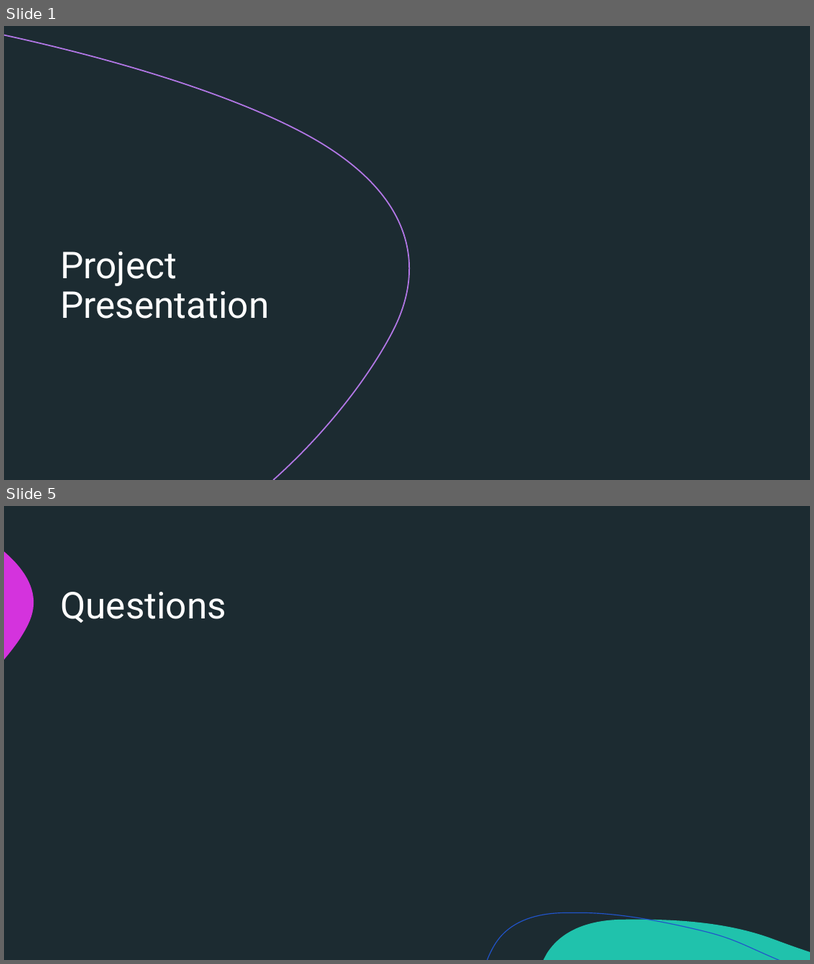
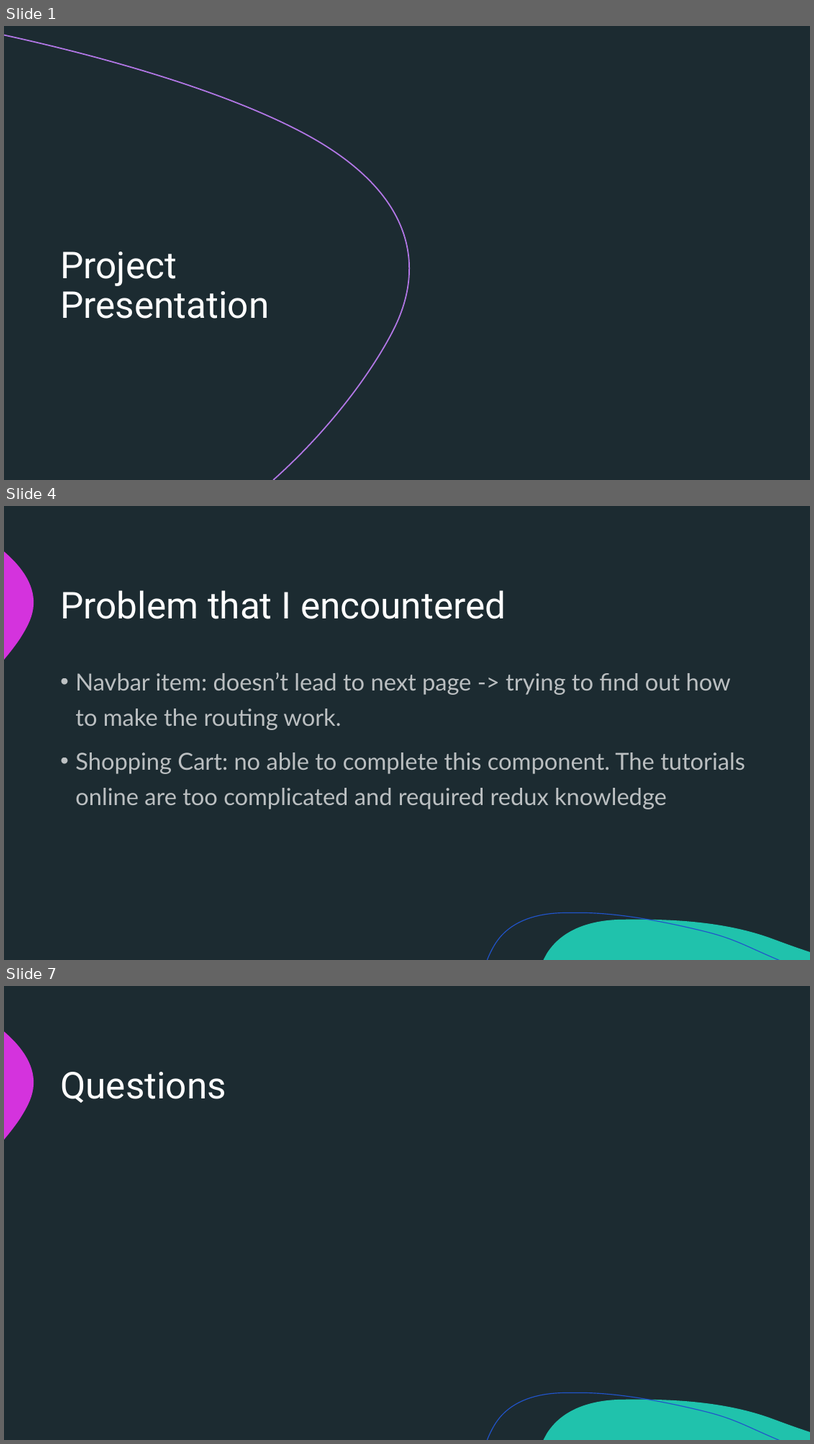
Before and after one commit to siewwoon/Project-Library, a slide deck: Project Presentation.pptx. Shown one above the other, each under a label of ours: slides 1 and 5 before the commit, slides 1, 4 and 7 after it; the slides between them are not shown. The pictures are 814x964 and 814x1444 pixels, drawn with LibreOffice and Linux fonts; fonts in the diff are those of the drawing; background and template pictures are left out. Boxes give left, top, right and bottom in pixels: in the first picture for what was removed or moved away, otherwise in the second. Text is boxed around its words. In the diff, an @@ line names an element or a change of style, - is before the commit and + after.

```diff
--- a/Project Presentation.pptx
+++ b/Project Presentation.pptx
@@ slide 4 added at (x1=4, y1=506, x2=810, y2=960), background #1C2B31; not listed: 3 template elements that a slide beside it also shows @@
@@ title added at (x1=60, y1=590, x2=506, y2=619), 44 pt, text #FFFFFF @@
+Problem that I encountered
@@ text added at (x1=75, y1=672, x2=746, y2=809), 28 pt, text #FFFFFF at 70% opacity @@
+• Navbar item: doesn’t lead to next page -> trying to find out how to make the routing work.
+• Shopping Cart: no able to complete this component. The tutorials online are too complicated and required redux knowledge
@@ what was slide 5 is now slide 7 @@
```
Also in this commit, not shown: 2 slides changed, 2 other slides added, 1 slide removed, 3 other files.
